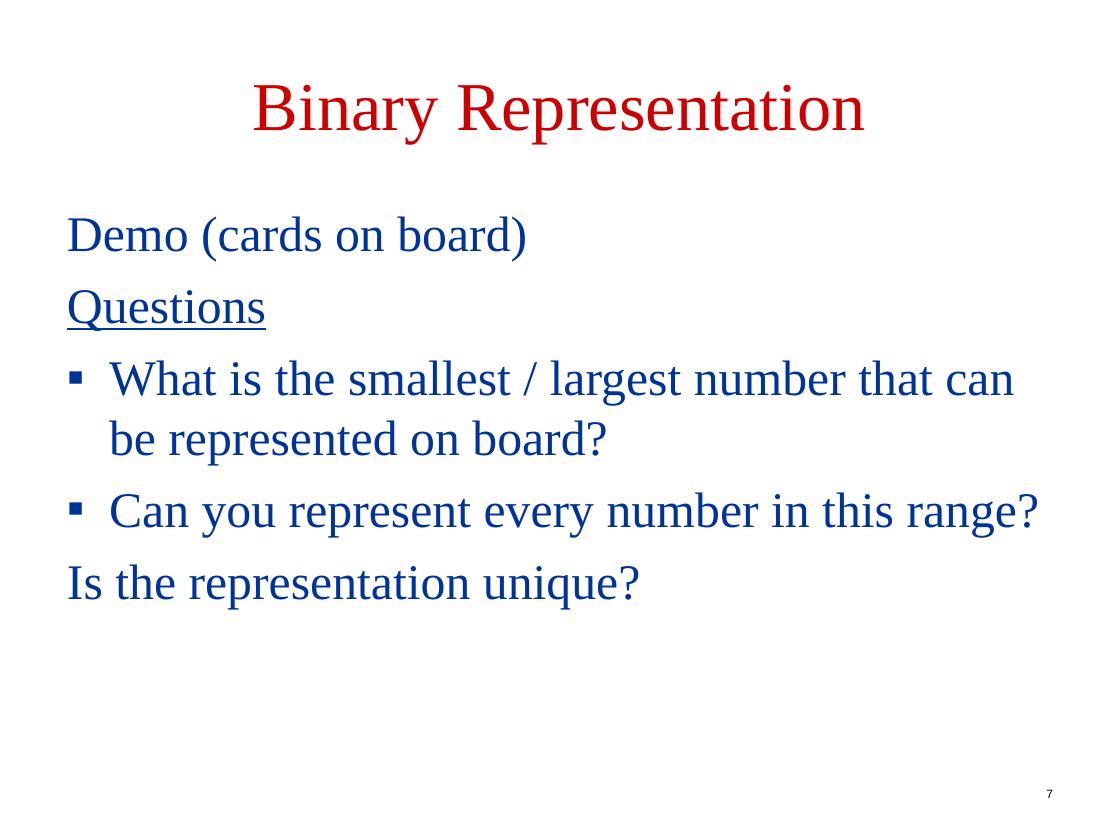
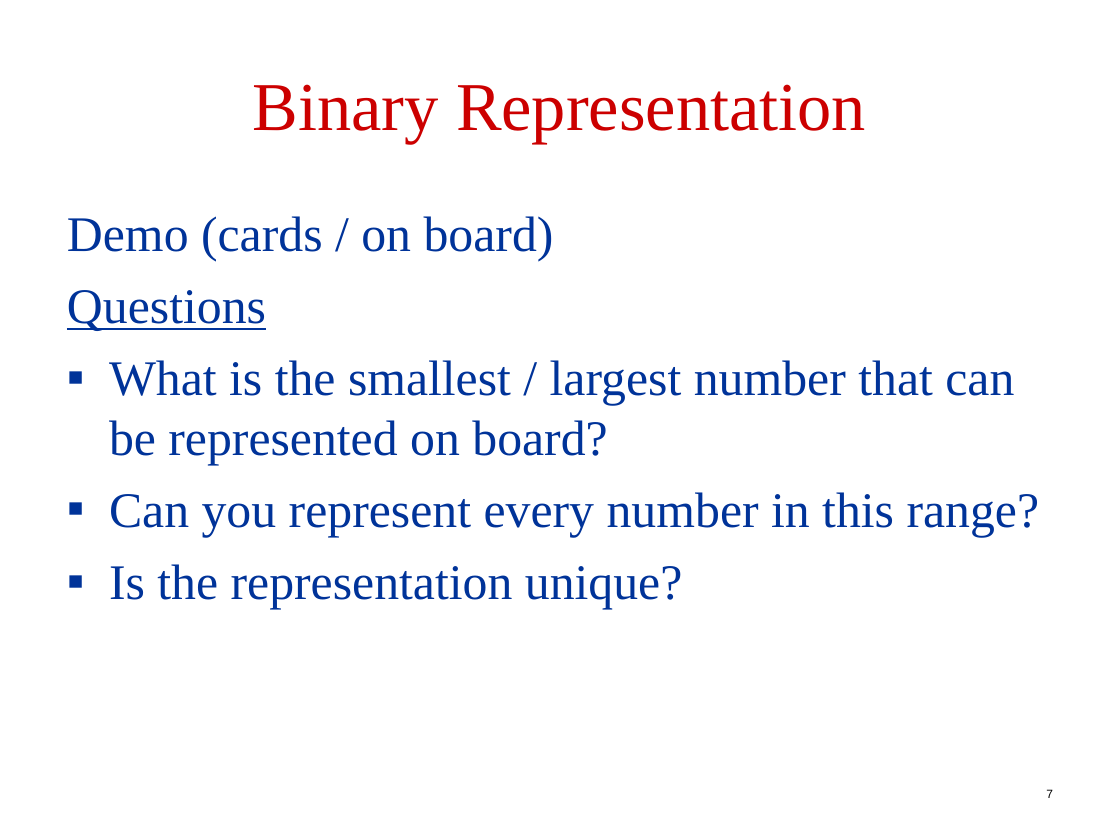
Before and after one commit to robintux/gip, a slide deck: slide 7 of Tirgul/2/tirgul2.ppt. Drawn at 1120x840 pixels with LibreOffice and Linux fonts; fonts in the diff are those of the drawing. Boxes give left, top, right and bottom in pixels: in the first picture for what was removed or moved away, otherwise in the second. Text is boxed around its words. In the diff, an @@ line names an element or a change of style, - is before the commit and + after.

```diff
--- a/Tirgul/2/tirgul2.ppt
+++ b/Tirgul/2/tirgul2.ppt
@@ text at (67,216,554,261): text changed @@
-Demo (cards on board)
+Demo (cards / on board)
@@ text at (109,564,683,609): bullet none to ▪ @@
```
Also in this commit, not shown: 5 other slides changed.
